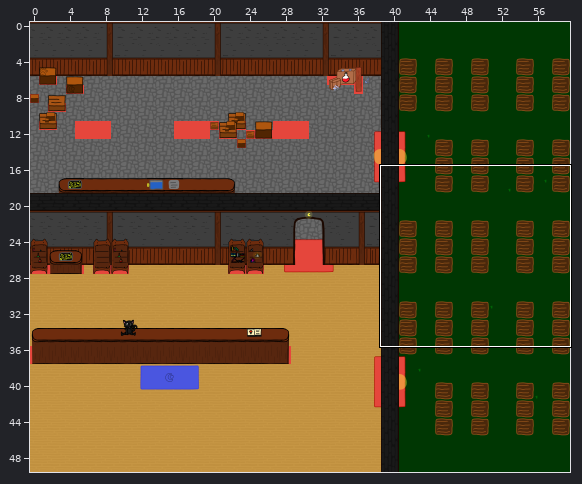
Tiled map, stored at assets/map/ShopMap.tmx. Above: a wide view before the commit, with the close-up outlined.
Close-up. As it was:
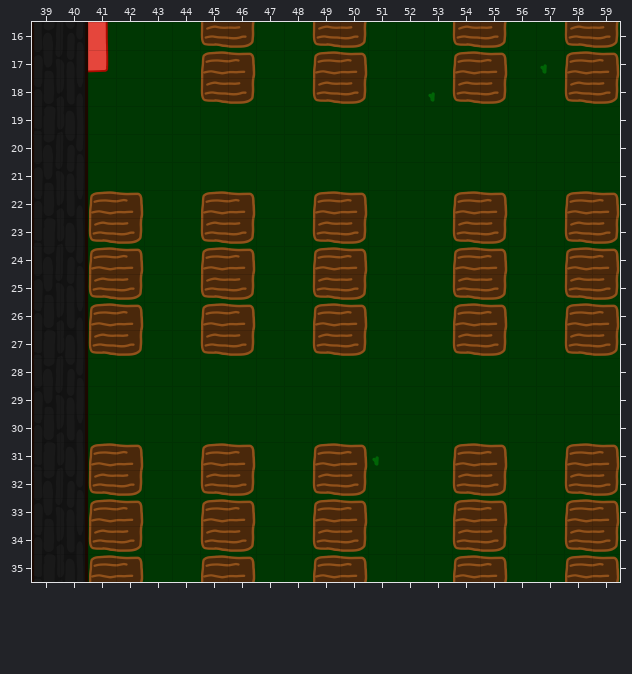
Cells are 128x128 px. Shown: x 39..59, y 16..35. The commit also changed other parts of the map, which this record leaves out.
The same view after the edit:
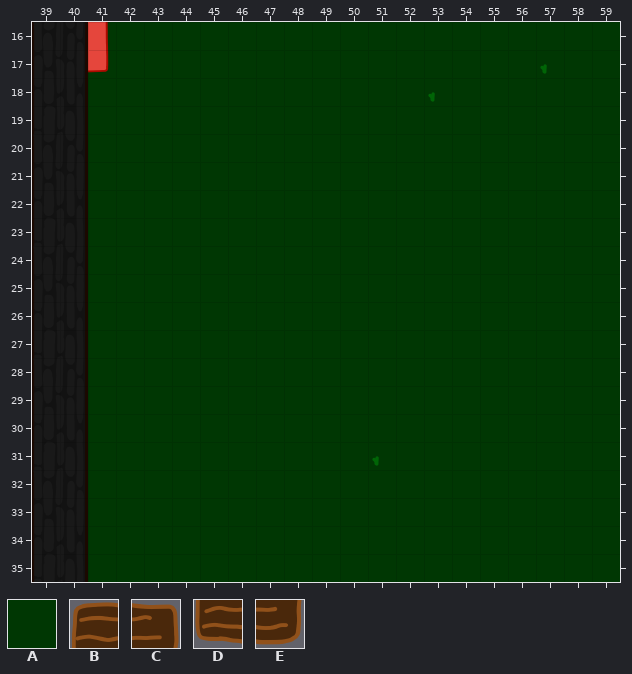
Key: from "_SpriteSheet": A 70, B 384, C 385, D 400, E 401.
_ is an empty cell.
The author wrote: adjust station colliders and adjust collision layer in map
Difference:
Layer "Collision":
y 16..18: x 59 _ -> A
y 22..27: x 59 _ -> A
y 31..35: x 59 _ -> A
Layer "SpawnerTilers" (removed):
y 16: x 45..46 DE -> __; x 49..50 DE -> __; x 54..55 DE -> __; x 58..59 DE -> __
y 17: x 45..46 BC -> __; x 49..50 BC -> __; x 54..55 BC -> __; x 58..59 BC -> __
y 18: x 45..46 DE -> __; x 49..50 DE -> __; x 54..55 DE -> __; x 58..59 DE -> __
y 22: x 41..42 BC -> __; x 45..46 BC -> __; x 49..50 BC -> __; x 54..55 BC -> __; x 58..59 BC -> __
y 23: x 41..42 DE -> __; x 45..46 DE -> __; x 49..50 DE -> __; x 54..55 DE -> __; x 58..59 DE -> __
y 24: x 41..42 BC -> __; x 45..46 BC -> __; x 49..50 BC -> __; x 54..55 BC -> __; x 58..59 BC -> __
y 25: x 41..42 DE -> __; x 45..46 DE -> __; x 49..50 DE -> __; x 54..55 DE -> __; x 58..59 DE -> __
y 26: x 41..42 BC -> __; x 45..46 BC -> __; x 49..50 BC -> __; x 54..55 BC -> __; x 58..59 BC -> __
y 27: x 41..42 DE -> __; x 45..46 DE -> __; x 49..50 DE -> __; x 54..55 DE -> __; x 58..59 DE -> __
y 31: x 41..42 BC -> __; x 45..46 BC -> __; x 49..50 BC -> __; x 54..55 BC -> __; x 58..59 BC -> __
y 32: x 41..42 DE -> __; x 45..46 DE -> __; x 49..50 DE -> __; x 54..55 DE -> __; x 58..59 DE -> __
y 33: x 41..42 BC -> __; x 45..46 BC -> __; x 49..50 BC -> __; x 54..55 BC -> __; x 58..59 BC -> __
y 34: x 41..42 DE -> __; x 45..46 DE -> __; x 49..50 DE -> __; x 54..55 DE -> __; x 58..59 DE -> __
y 35: x 41..42 BC -> __; x 45..46 BC -> __; x 49..50 BC -> __; x 54..55 BC -> __; x 58..59 BC -> __
